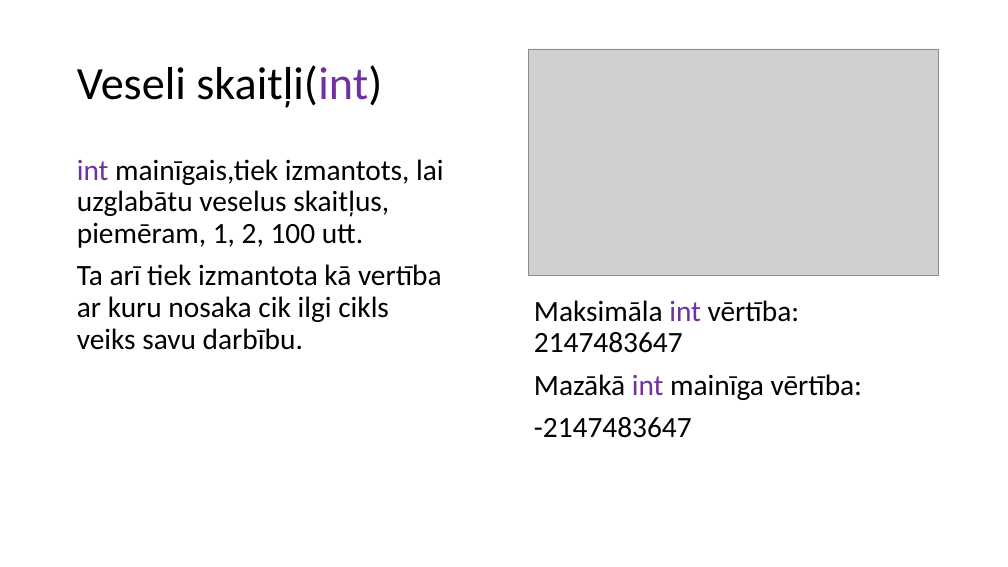
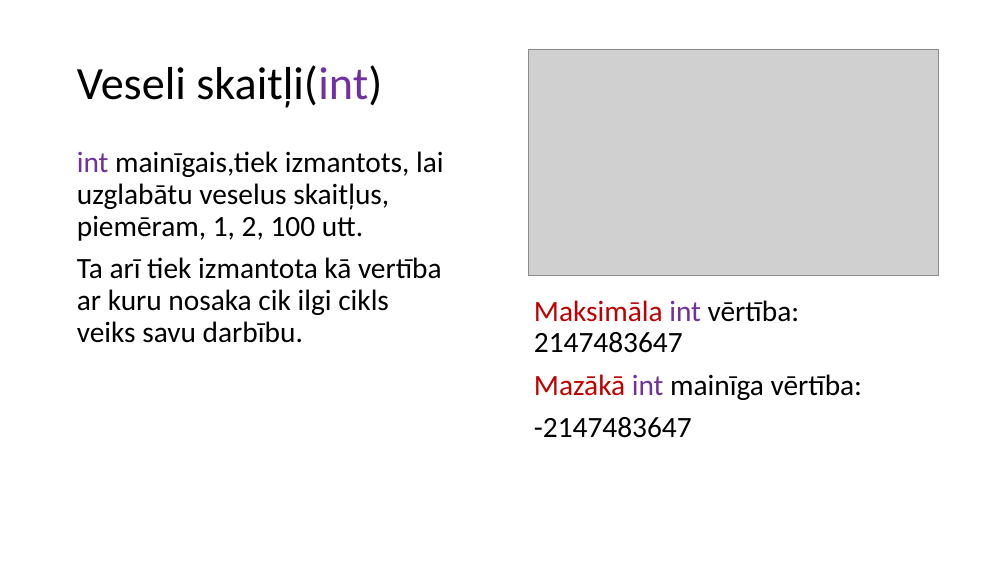
Before and after one commit to TBumerts/Eksamena_Darbs, a slide deck: slide 2 of Bumerts_InformativaisMaterials.pptx. Drawn at 1008x567 pixels with LibreOffice and Linux fonts; fonts in the diff are those of the drawing; grey boxes stand for pictures. Boxes give left, top, right and bottom in pixels: in the first picture for what was removed or moved away, otherwise in the second. Text is boxed around its words. In the diff, an @@ line names an element or a change of style, - is before the commit and + after.

```diff
--- a/Bumerts_InformativaisMaterials.pptx
+++ b/Bumerts_InformativaisMaterials.pptx
@@ text "int mainīgais,tiek izmantots, lai uzglabātu ...": place and size @@
-text "int mainīgais,tiek izmantots, lai uzglabātu ..." at bbox=[77, 159, 444, 350]
+text "int mainīgais,tiek izmantots, lai uzglabātu ..." at bbox=[77, 151, 444, 343]
@@ text at bbox=[534, 300, 863, 400]: text colour #000000 to #C00000 in "Maksimāla", "Mazākā" @@
```
Also in this commit, not shown: 6 other slides changed, 1 other file.
